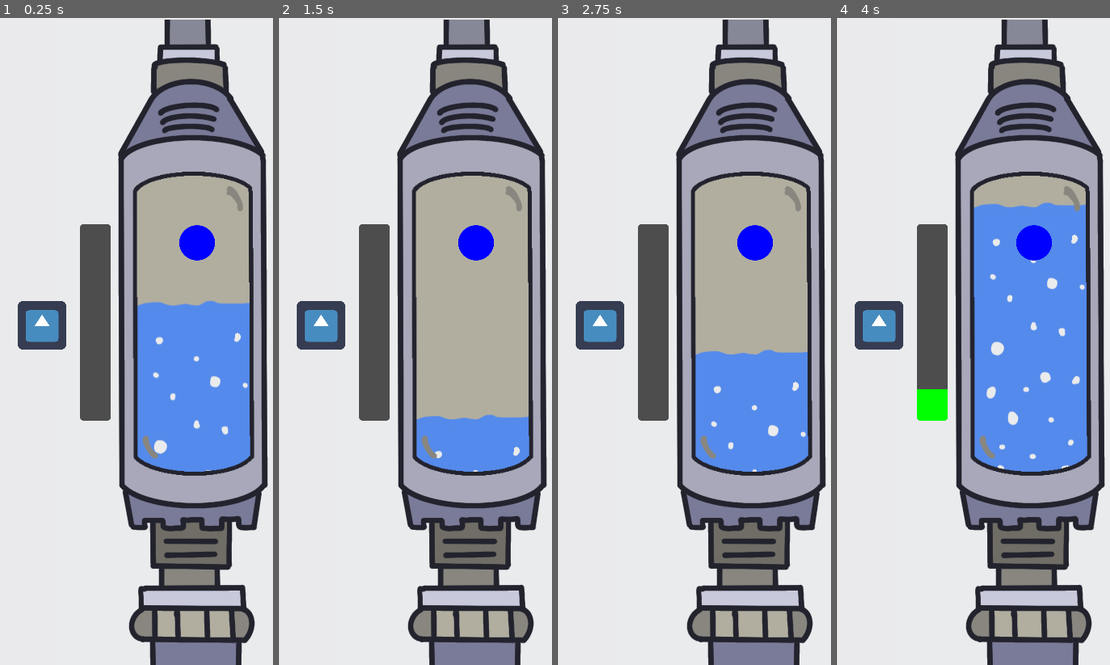
Above: before the commit, frames 1-4 (left to right).
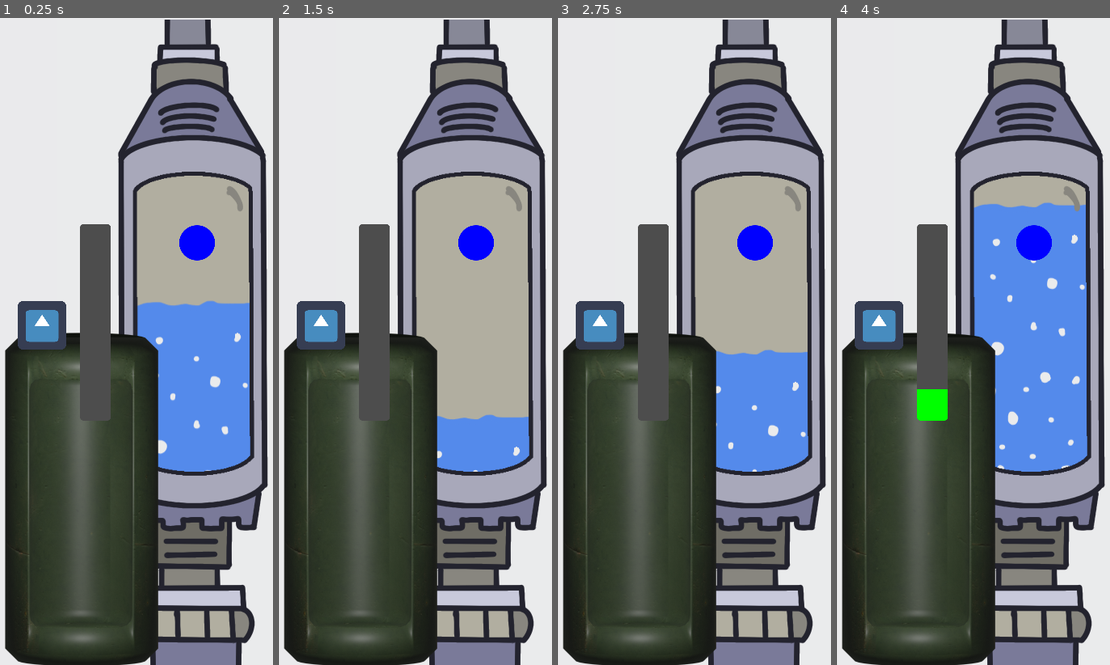
Above: after the commit, the same moments.

Repository: esburch/coolant-stabilizer
Game: Godot game, scene res://main.tscn
The game is run twice, just before and just after one commit, with the same random seed, the same clock (stepped at 60 frames per second) and the same inputs. The engine's default icon, where the game draws it, is replaced by a stand-in: a white triangle on a blue panel in a dark square.
Inputs (mouse positions are in pixels of both pictures, inside the frame that each line leads up to):
- Up to frame 1 (0.25 s): no input
- Up to frame 2 (1.5 s): move the mouse to (481, 309) at 0.52 s; press the mouse at (481, 309) at 0.53 s; move the mouse to (360, 373) at 1.27 s; release the mouse at (360, 373) at 1.28 s; click (360, 373) at 1.35 s
- Up to frame 3 (2.75 s): tap Enter at 2 s; move the mouse to (727, 199) at 2.02 s; press the mouse at (727, 199) at 2.03 s
- Up to frame 4 (4 s): move the mouse to (962, 470) at 2.77 s; release the mouse at (962, 470) at 2.78 s; click (962, 470) at 2.85 s; move the mouse to (1063, 438) at 3.52 s; press the mouse at (1063, 438) at 3.53 s

The runs differ from the first frame. In frame 1, 25% of the frame differs, in the area x 1-58%, y 48-100%; in frame 2, 25%; in frame 3, 25%; in frame 4, 25%.

Commit message:
Forgot to save scene for test

Diff:
--- a/main.tscn
+++ b/main.tscn
@@ -8,6 +8,7 @@
 [ext_resource path="res://art/bobber.png" type="Texture" id=6]
 [ext_resource path="res://art/progress-fg.png" type="Texture" id=7]
 [ext_resource path="res://art/progress-bg.png" type="Texture" id=8]
+[ext_resource path="res://art/coolant_tank.png" type="Texture" id=9]
 
 [sub_resource type="RectangleShape2D" id=1]
 extents = Vector2( 102.5, 10 )
@@ -33,6 +34,11 @@
 [node name="CoolantPipe" type="Sprite" parent="."]
 position = Vector2( 258, 402 )
 texture = ExtResource( 2 )
+
+[node name="Sprite" type="Sprite" parent="."]
+position = Vector2( 103, 604 )
+scale = Vector2( 0.5, 0.5 )
+texture = ExtResource( 9 )
 
 [node name="StaticBody2D" type="StaticBody2D" parent="."]
 
Not shown: 1 places in main.tscn that only renumber resources
